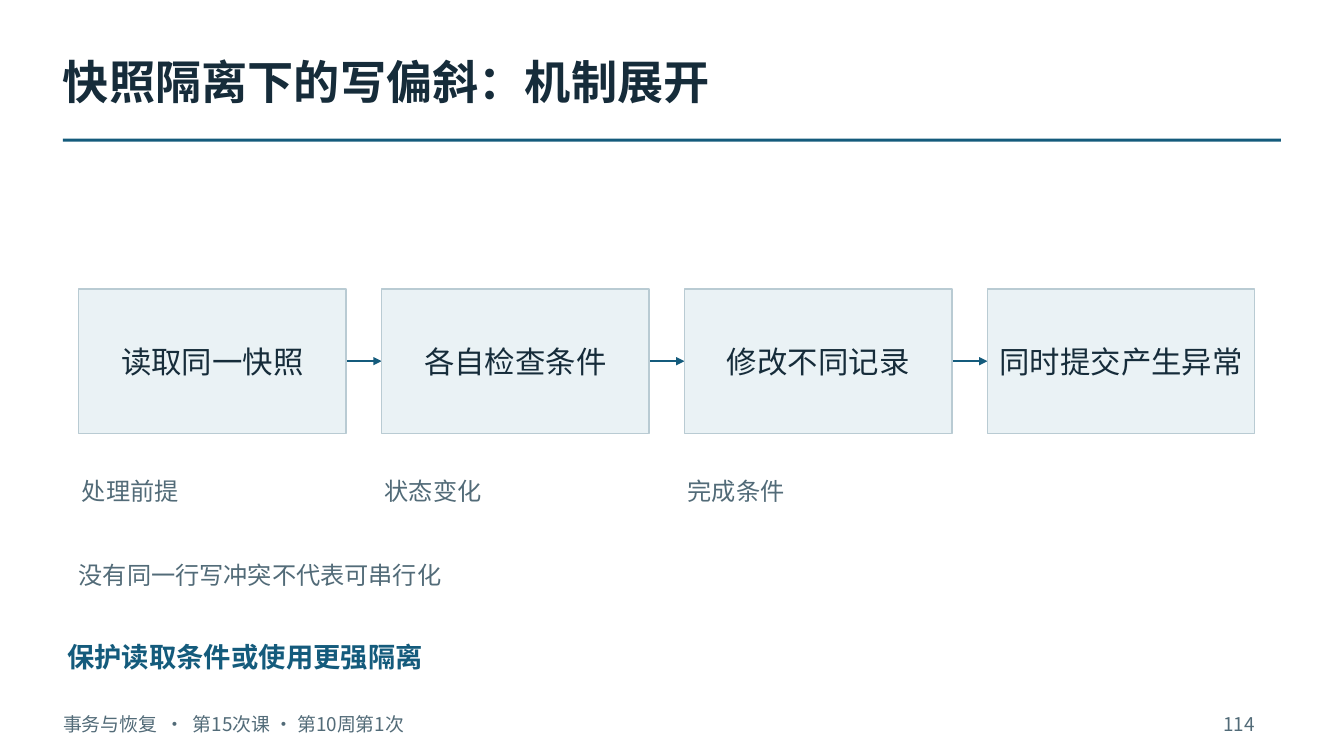
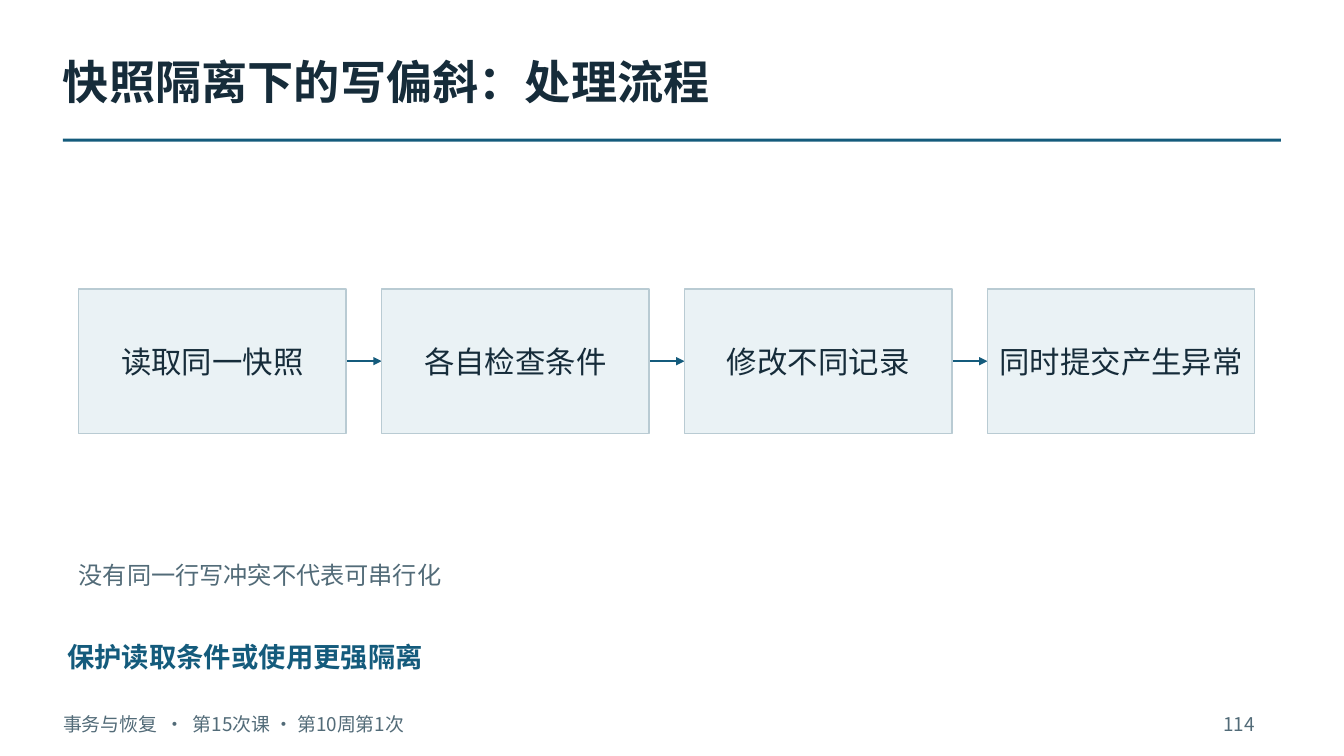
Before and after one commit to intellistream/database-kernel-course-student, a slide deck: slide 114 of 01_课件（第6版）/04_事务与恢复.pptx. Drawn at 1344x756 pixels with LibreOffice and Linux fonts; fonts in the diff are those of the drawing. Boxes give left, top, right and bottom in pixels: in the first picture for what was removed or moved away, otherwise in the second. Text is boxed around its words. In the diff, an @@ line names an element or a change of style, - is before the commit and + after.

```diff
--- a/01_课件（第6版）/04_事务与恢复.pptx
+++ b/01_课件（第6版）/04_事务与恢复.pptx
@@ text at (x1=63, y1=59, x2=710, y2=103): text changed @@
-快照隔离下的写偏斜：机制展开
+快照隔离下的写偏斜：处理流程
@@ text removed at (x1=82, y1=479, x2=179, y2=502) @@
-处理前提
@@ text removed at (x1=385, y1=479, x2=482, y2=502) @@
-状态变化
@@ text removed at (x1=688, y1=479, x2=785, y2=502) @@
-完成条件
```
Also in this commit, not shown: 184 other slides changed, 6 other files.
